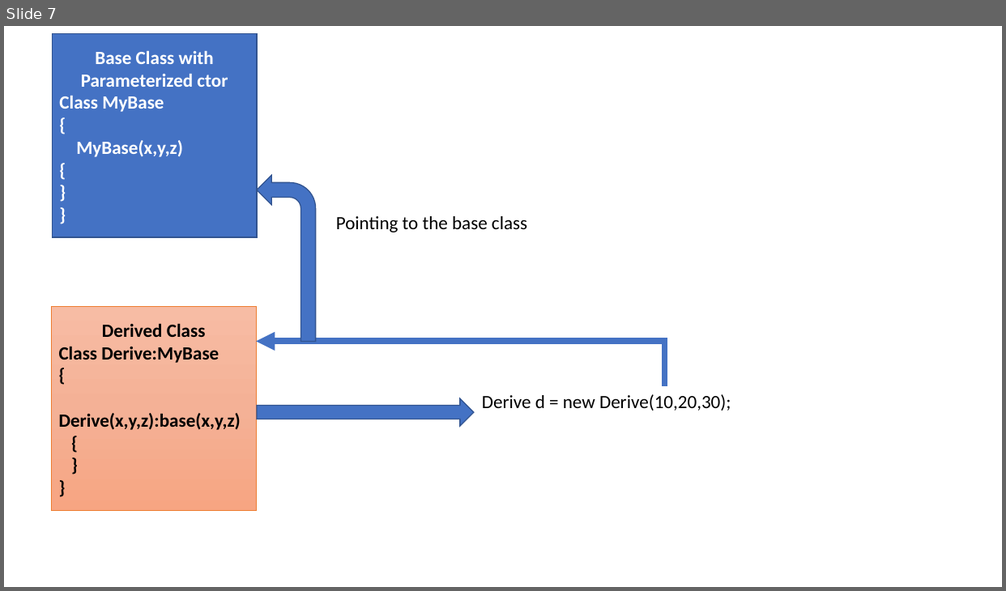
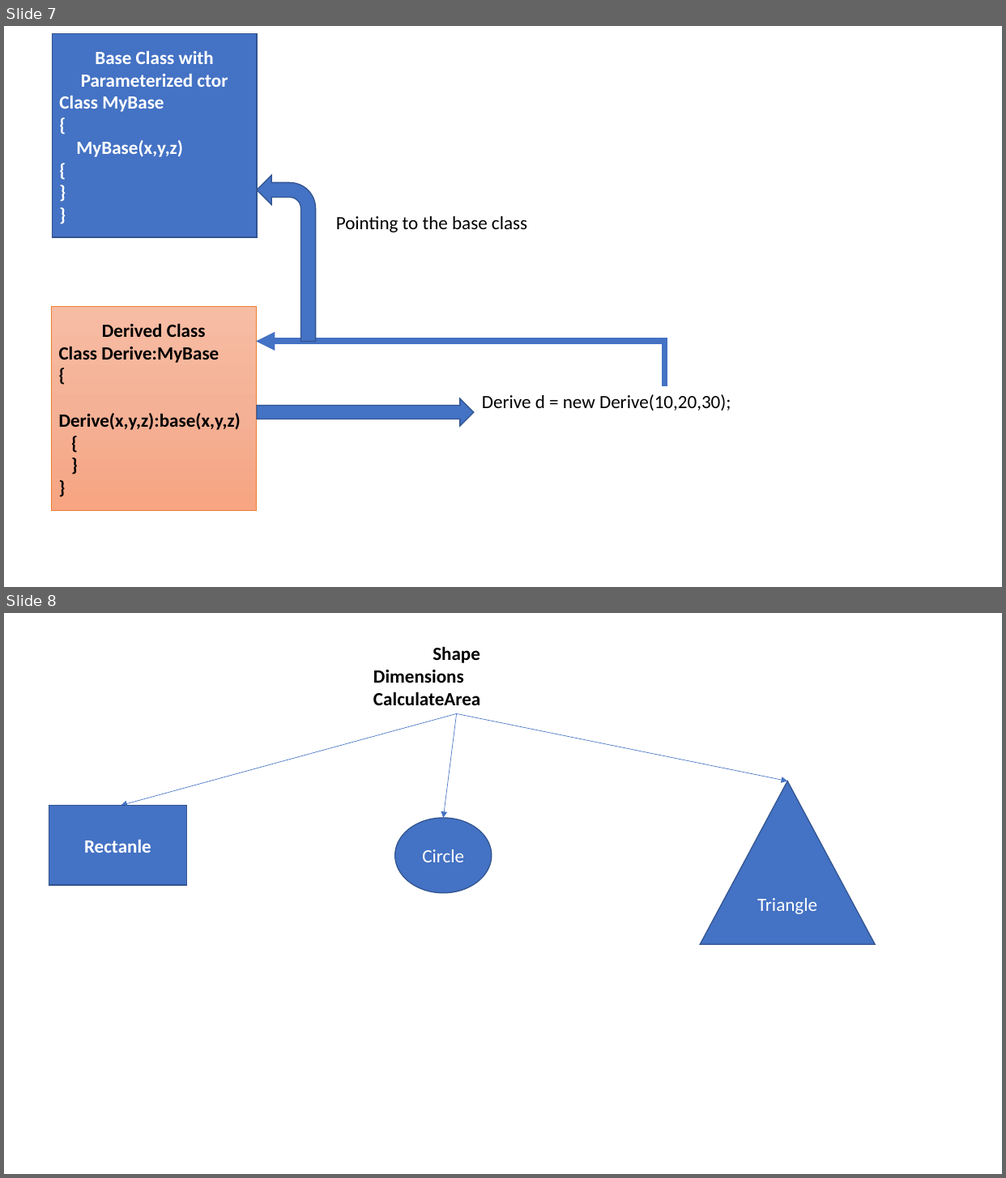
Before and after one commit to maheshsabnis/NetFrwk_Projects, a slide deck: Training-Images.pptx. Shown one above the other, each under a label of ours: slide 7 before the commit, slides 7 and 8 after it. The pictures are 1006x591 and 1006x1178 pixels, drawn with LibreOffice and Linux fonts; fonts in the diff are those of the drawing. Boxes give left, top, right and bottom in pixels: in the first picture for what was removed or moved away, otherwise in the second. Text is boxed around its words. In the diff, an @@ line names an element or a change of style, - is before the commit and + after.

```diff
--- a/Training-Images.pptx
+++ b/Training-Images.pptx
@@ slide 8 added at [4,613,1002,1174], background #FFFFFF @@
@@ text added at [373,646,480,705], 18 pt, text #000000, bold @@
+Shape
+Dimensions
+CalculateArea
@@ arrow added from (457, 714) to (121, 806), #4472C4 0.5 pt @@
@@ arrow added from (457, 714) to (444, 818), #4472C4 0.5 pt @@
@@ arrow added from (457, 714) to (788, 781), #4472C4 0.5 pt @@
@@ triangle added at [701,781,876,944], fill #4472C4, outline #325491 1 pt, 18 pt, text #FFFFFF @@
+Triangle
@@ rectangle added at [49,806,187,885], fill #4472C4, outline #325491 1 pt, 18 pt, text #FFFFFF, bold @@
+Rectanle
@@ ellipse added at [394,818,492,894], fill #4472C4, outline #325491 1 pt, 18 pt, text #FFFFFF @@
+Circle
```
Also in this commit, not shown: 25 other files.
